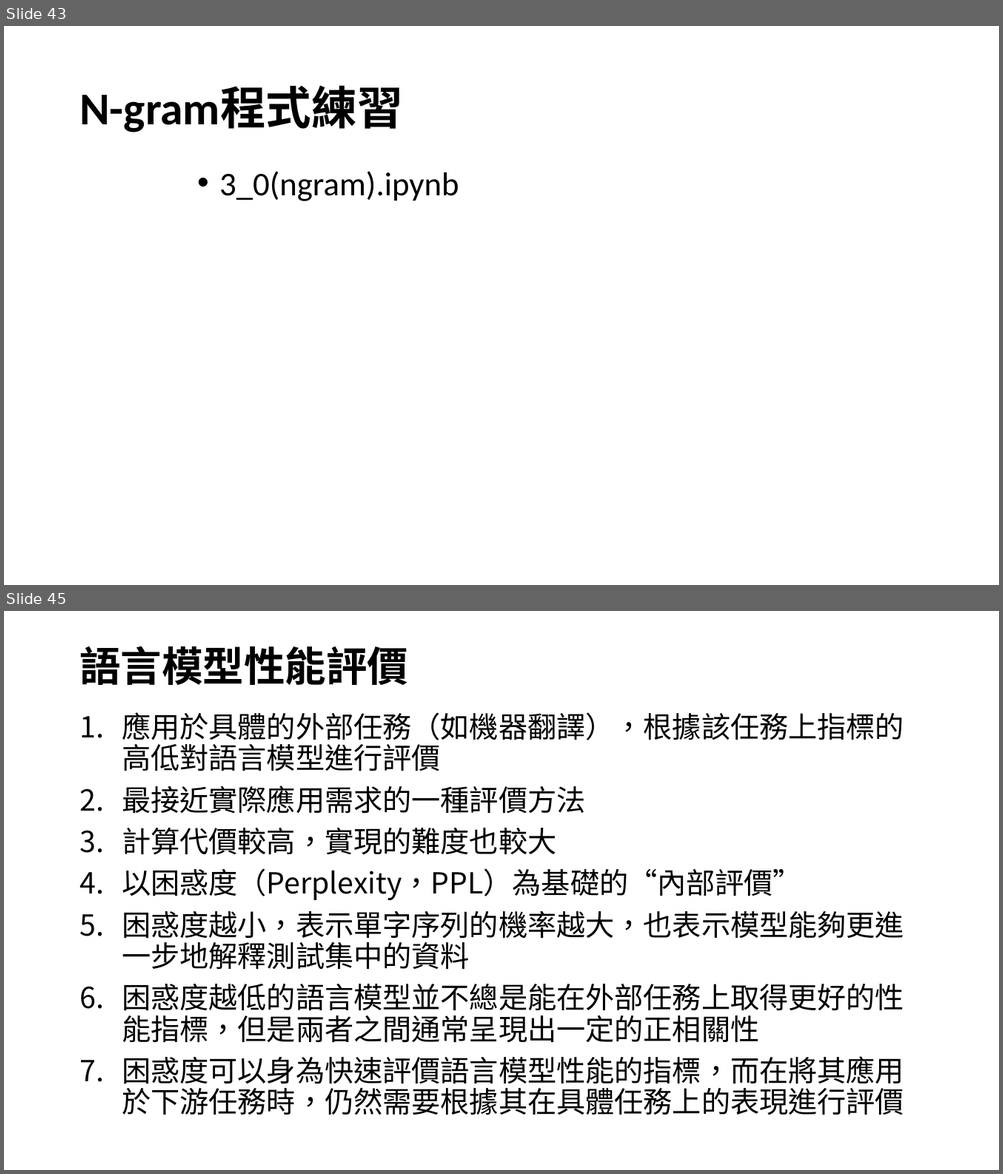
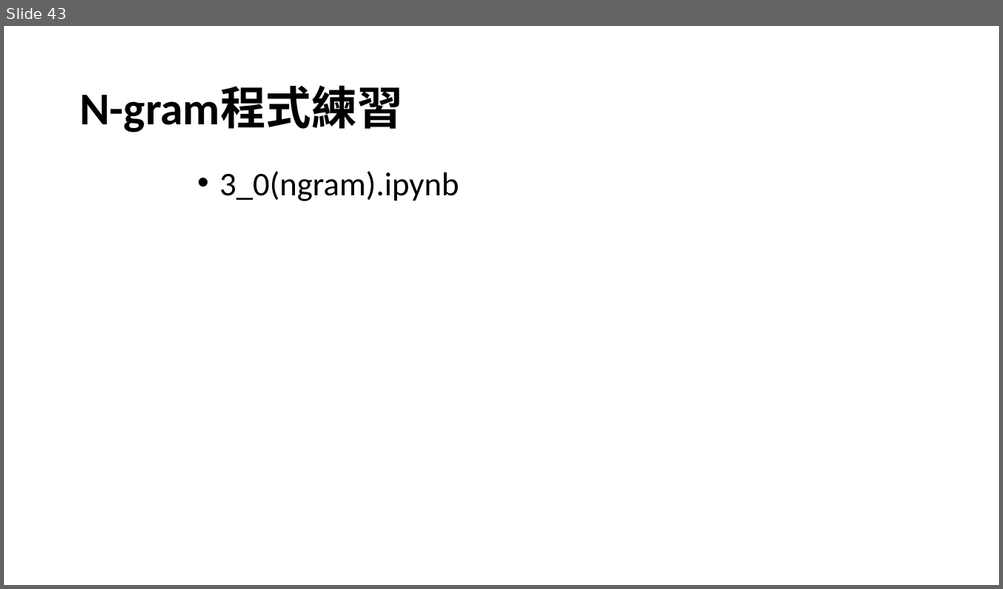
Before and after one commit to joshhu/nlp_must2022, a slide deck: lecture03.pptx. Shown one above the other, each under a label of ours: slides 43 and 45 before the commit, slide 43 after it; the slides between them are not shown. The pictures are 1003x1174 and 1003x589 pixels, drawn with LibreOffice and Linux fonts; fonts in the diff are those of the drawing. Boxes give left, top, right and bottom in pixels: in the first picture for what was removed or moved away, otherwise in the second. Text is boxed around its words. In the diff, an @@ line names an element or a change of style, - is before the commit and + after.

Commit message:
3rd

```diff
--- a/lecture03.pptx
+++ b/lecture03.pptx
@@ slide 45 removed at (4, 611, 999, 1170), background #FFFFFF @@
@@ title removed at (79, 646, 408, 685) @@
-語言模型性能評價
@@ text removed at (122, 712, 904, 1116) @@
-1. 應用於具體的外部任務（如機器翻譯），根據該任務上指標的高低對語言模型進行評價
-2. 最接近實際應用需求的一種評價方法
-3. 計算代價較高，實現的難度也較大
-4. 以困惑度（Perplexity，PPL）為基礎的“內部評價”
-5. 困惑度越小，表示單字序列的機率越大，也表示模型能夠更進一步地解釋測試集中的資料
-6. 困惑度越低的語言模型並不總是能在外部任務上取得更好的性能指標，但是兩者之間通常呈現出一定的正相關性
-7. 困惑度可以身為快速評價語言模型性能的指標，而在將其應用於下游任務時，仍然需要根據其在具體任務上的表現進行評價
```
Also in this commit, not shown: 1 slide changed, 3 other slides removed.
